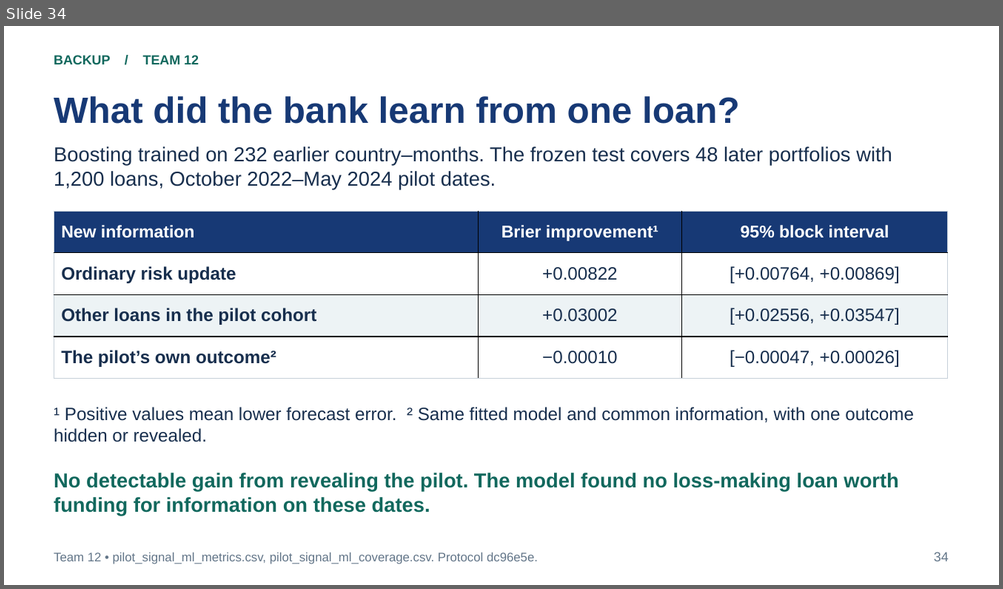
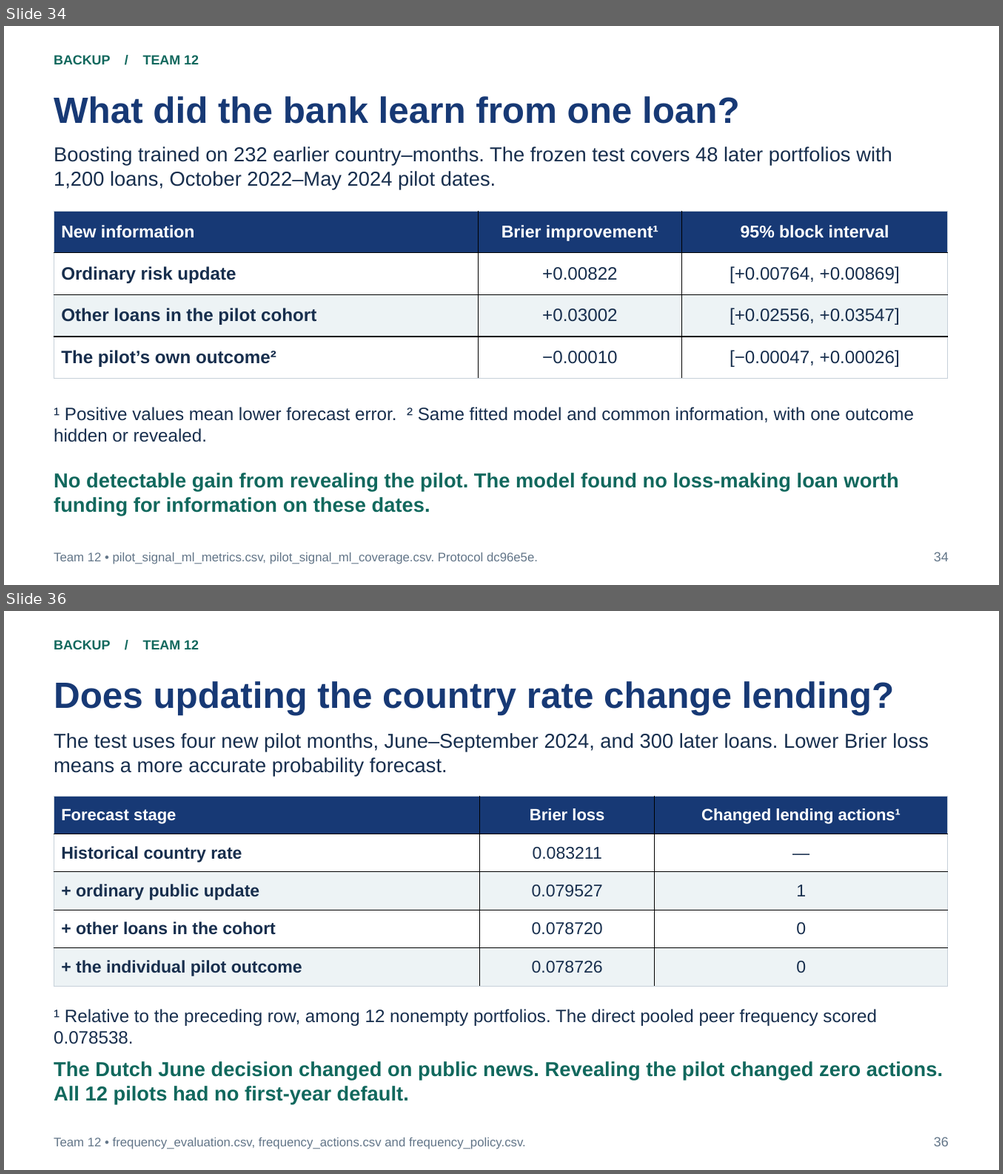
Before and after one commit to bigpurota/paper11, a slide deck: slides/paper11.pptx. Shown one above the other, each under a label of ours: slide 34 before the commit, slides 34 and 36 after it; the slides between them are not shown. The pictures are 1003x589 and 1003x1174 pixels, drawn with LibreOffice and Linux fonts; fonts in the diff are those of the drawing. Boxes give left, top, right and bottom in pixels: in the first picture for what was removed or moved away, otherwise in the second. Text is boxed around its words. In the diff, an @@ line names an element or a change of style, - is before the commit and + after.

Commit message:
Explain the frequency advantage and test anchored lending decisions on the final mature vintages

```diff
--- a/slides/paper11.pptx
+++ b/slides/paper11.pptx
@@ slide 36 added at [4, 611, 999, 1170], background #FFFFFF @@
@@ text added at [54, 640, 199, 649], 12.8 pt, text #11685D, bold @@
+BACKUP / TEAM 12
@@ text added at [54, 681, 894, 715], 35.2 pt, text #173975, bold @@
+Does updating the country rate change lending?
@@ text added at [54, 733, 928, 776], 19.5 pt, text #172E4D @@
+The test uses four new pilot months, June–September 2024, and 300 later loans. Lower Brier loss means a more accurate probability forecast.
@@ table added at [54, 796, 948, 986], 5 rows, 3 columns @@
+Forecast stage | Brier loss | Changed lending actions¹
+Historical country rate | 0.083211 | —
++ ordinary public update | 0.079527 | 1
++ other loans in the cohort | 0.078720 | 0
++ the individual pilot outcome | 0.078726 | 0
@@ text added at [54, 1009, 876, 1045], 17.2 pt, text #172E4D @@
+¹ Relative to the preceding row, among 12 nonempty portfolios. The direct pooled peer frequency scored 0.078538.
@@ text added at [54, 1062, 942, 1105], 19.5 pt, text #11685D, bold @@
+The Dutch June decision changed on public news. Revealing the pilot changed zero actions. All 12 pilots had no first-year default.
@@ text added at [54, 1138, 526, 1150], 12 pt, text #627588 @@
+Team 12 • frequency_evaluation.csv, frequency_actions.csv and frequency_policy.csv.
@@ text added at [933, 1137, 948, 1147], 12.8 pt, text #627588 @@
+36
```
Also in this commit, not shown: 1 other slide added, 38 other files.
